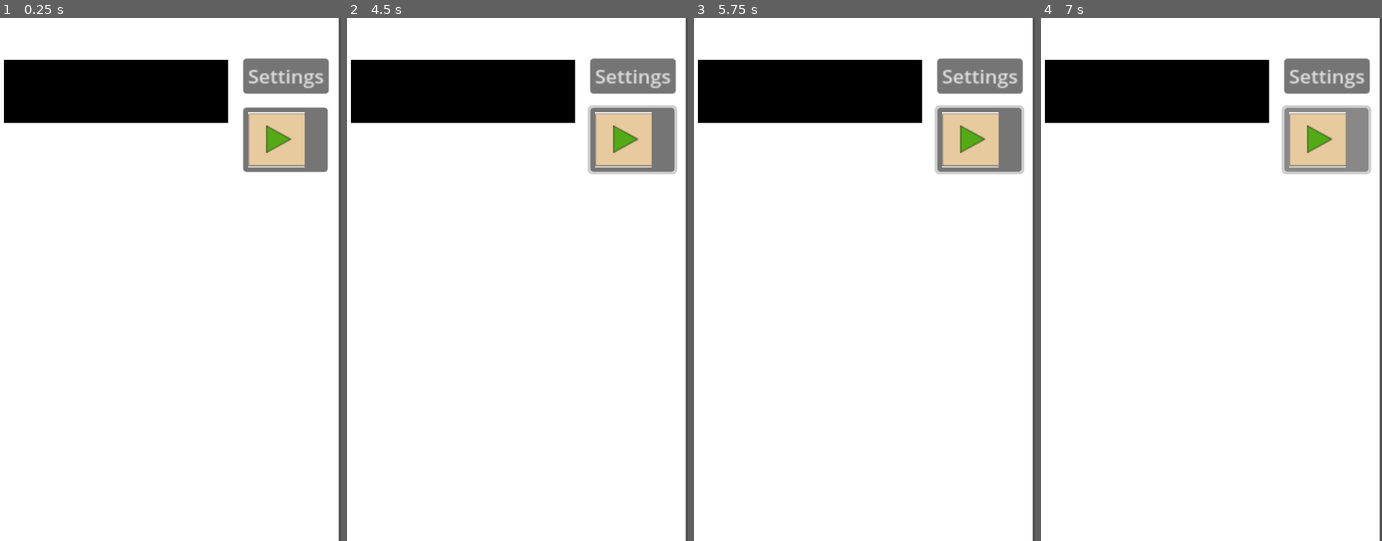
Above: before the commit, frames 1-4 (left to right).
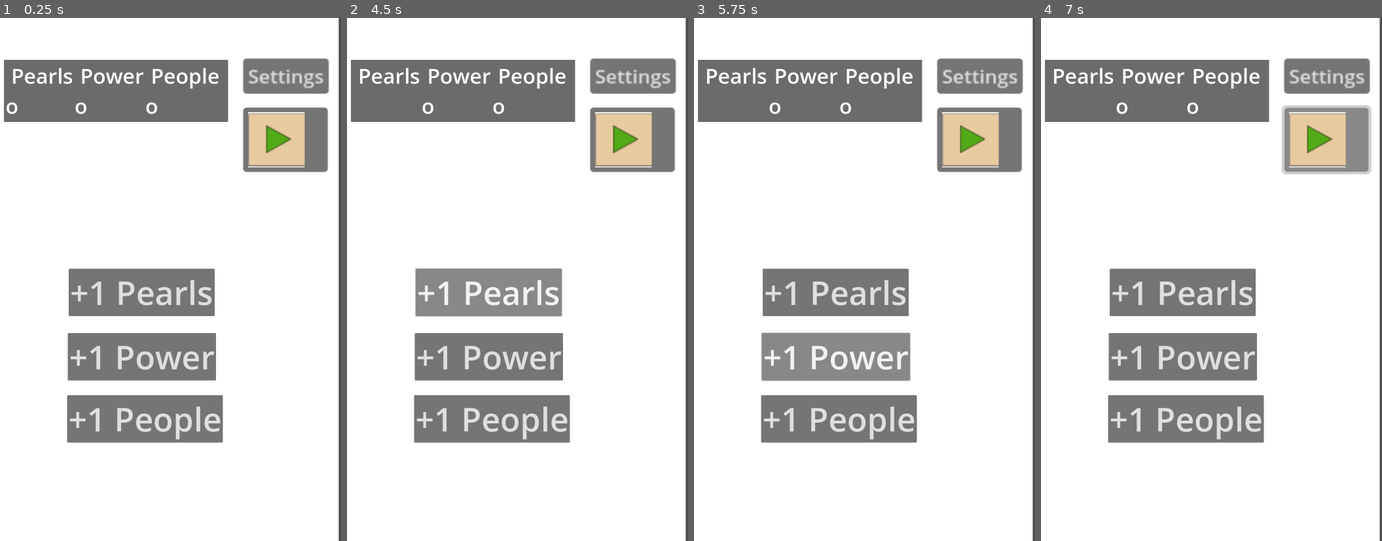
Above: after the commit, the same moments.

Repository: IdiotTheIdiot/IdleSkylines
Game: Godot game, scene res://Scenes/Main.tscn
Same seed, same stepped clock (60 frames per second), same inputs: the game is played once before the commit and once after it.
Inputs (mouse positions are in pixels of both pictures, inside the frame that each line leads up to):
- Up to frame 1 (0.25 s): no input
- Up to frame 2 (4.5 s): click (490, 289) at 0.5 s, where only the run after the commit has a clickable "+1 Pearls"; click (490, 357) at 1.25 s, where only the run after the commit has a clickable "+1 Power"; click (493, 420) at 2 s, where only the run after the commit has a clickable "+1 People"; click (633, 138) at 2.75 s; click (633, 138) at 3.5 s; click (490, 289) at 4.25 s, where only the run after the commit has a clickable "+1 Pearls"
- Up to frame 3 (5.75 s): click (837, 357) at 5 s, where only the run after the commit has a clickable "+1 Power"
- Up to frame 4 (7 s): click (1187, 420) at 5.75 s, where only the run after the commit has a clickable "+1 People"; click (1327, 138) at 6.5 s

The runs differ from the first frame. In frame 1, 20% of the frame differs, in the area x 1-67%, y 8-82%; in frame 2, 20%, in the area x 1-97%, y 8-82%; in frame 3, 20%; in frame 4, 20%.

Commit message:
Big Plays

Diff:
--- /dev/null
+++ b/Data Structures/Data.gd
@@ -0,0 +1,5 @@
+class_name Data
+extends Resource
+
+#contains data relative to player resources
+@export var resources : DataResources = DataResources.new()
--- /dev/null
+++ b/Data Structures/Data/data_resources.gd
@@ -0,0 +1,9 @@
+class_name DataResources
+extends Resource
+
+
+#resources player owns
+
+@export var Pearls : int = 0
+@export var Power : int = 0
+@export var People : int = 0
--- a/Resources/Data.gd
+++ /dev/null
@@ -1,2 +0,0 @@
-class_name Data
-extends Resource
--- a/Scenes/BuyBuildingsMenu.tscn
+++ b/Scenes/BuyBuildingsMenu.tscn
@@ -24,9 +24,7 @@
 offset_top = 217.0
 offset_right = 1081.0
 offset_bottom = 2339.0
-
-[node name="VScrollBar" type="VScrollBar" parent="MarginContainer"]
-layout_mode = 2
+theme_override_constants/margin_left = 35
 
 [node name="BuildTilesContainer" type="GridContainer" parent="MarginContainer"]
 layout_mode = 2
--- a/Scenes/Main.tscn
+++ b/Scenes/Main.tscn
@@ -1,7 +1,8 @@
-[gd_scene load_steps=5 format=3 uid="uid://6xbcwwfq6akg"]
+[gd_scene load_steps=6 format=3 uid="uid://6xbcwwfq6akg"]
 
 [ext_resource type="Script" path="res://Scripts/Main.gd" id="1_a7pg0"]
 [ext_resource type="Texture2D" uid="uid://dhmkyvsicu75s" path="res://Images/AdButton.PNG" id="1_xx6s1"]
+[ext_resource type="Theme" uid="uid://ciwjhkhg3j0no" path="res://Themes/BigLabelTheme.tres" id="2_wivlq"]
 [ext_resource type="Theme" uid="uid://dod4khpgtu50m" path="res://Themes/BigButtonTheme.tres" id="2_ws0mi"]
 
 [sub_resource type="Theme" id="Theme_raoxt"]
@@ -14,8 +15,8 @@
 offset_left = 50.0
 offset_top = 128.0
 offset_right = 735.0
-offset_bottom = 321.0
-color = Color(0, 0, 0, 1)
+offset_bottom = 318.0
+color = Color(0.419608, 0.419608, 0.419608, 1)
 
 [node name="MarginContainer" type="MarginContainer" parent="ColorRect"]
 layout_mode = 1
@@ -28,6 +29,42 @@
 offset_bottom = -5.0
 grow_horizontal = 2
 grow_vertical = 2
+
+[node name="GridContainer" type="GridContainer" parent="ColorRect/MarginContainer"]
+layout_mode = 2
+columns = 3
+
+[node name="_Pearls_" type="Label" parent="ColorRect/MarginContainer/GridContainer"]
+layout_mode = 2
+theme = ExtResource("2_wivlq")
+text = " Pearls"
+
+[node name="_Power_" type="Label" parent="ColorRect/MarginContainer/GridContainer"]
+layout_mode = 2
+theme = ExtResource("2_wivlq")
+text = " Power
+"
+
+[node name="_People_" type="Label" parent="ColorRect/MarginContainer/GridContainer"]
+layout_mode = 2
+theme = ExtResource("2_wivlq")
+text = " People
+"
+
+[node name="PearlsAmountLabel" type="Label" parent="ColorRect/MarginContainer/GridContainer"]
+layout_mode = 2
+theme = ExtResource("2_wivlq")
+text = "o"
+
+[node name="PowerAmountLabel" type="Label" parent="ColorRect/MarginContainer/GridContainer"]
+layout_mode = 2
+theme = ExtResource("2_wivlq")
+text = "o"
+
+[node name="PeopleAmountLabel" type="Label" parent="ColorRect/MarginContainer/GridContainer"]
+layout_mode = 2
+theme = ExtResource("2_wivlq")
+text = "o"
 
 [node name="SettingsButton" type="Button" parent="."]
 offset_left = 781.0
@@ -71,4 +108,31 @@
 theme = ExtResource("2_ws0mi")
 text = "Build"
 
+[node name="PearlsButt" type="Button" parent="."]
+offset_left = 248.0
+offset_top = 767.0
+offset_right = 694.0
+offset_bottom = 912.0
+theme = ExtResource("2_ws0mi")
+text = "+1 Pearls"
+
+[node name="PowerButt" type="Button" parent="."]
+offset_left = 245.0
+offset_top = 964.0
+offset_right = 691.0
+offset_bottom = 1109.0
+theme = ExtResource("2_ws0mi")
+text = "+1 Power"
+
+[node name="PeopleButt" type="Button" parent="."]
+offset_left = 243.0
+offset_top = 1154.0
+offset_right = 689.0
+offset_bottom = 1299.0
+theme = ExtResource("2_ws0mi")
+text = "+1 People"
+
 [connection signal="pressed" from="MarginContainer/BuyBuildingsButton" to="." method="_on_buy_buildings_button_pressed"]
+[connection signal="pressed" from="PearlsButt" to="." method="_on_pearls_butt_pressed"]
+[connection signal="pressed" from="PowerButt" to="." method="_on_power_butt_pressed"]
+[connection signal="pressed" from="PeopleButt" to="." method="_on_people_butt_pressed"]
--- a/Scripts/Main.gd
+++ b/Scripts/Main.gd
@@ -1,12 +1,32 @@
+class_name Game
 extends Node2D
 
-
-
-
-
-
-
+static var ref : Game
 
 
 func _on_buy_buildings_button_pressed():
 	get_tree().change_scene_to_file("res://Scenes/BuyBuildingsMenu.tscn")
+
+#Singleton Setup
+func _init() -> void :
+	if not ref : ref = self
+	else : queue_free()
+
+var data : Data = Data.new()
+
+#Update Labels Functions
+func update_label() -> void:
+	(get_node("ColorRect/MarginContainer/GridContainer/PearlsAmountLabel") as Label).text = "%" %data.resources.Pearls
+
+
+#debug Buttons setup
+
+func _on_pearls_butt_pressed():
+	data.resources.Pearls += 5
+	update_label()
+
+func _on_power_butt_pressed():
+	pass # Replace with function body.
+
+func _on_people_butt_pressed():
+	pass # Replace with function body.
--- /dev/null
+++ b/Themes/BigLabelTheme.tres
@@ -0,0 +1,4 @@
+[gd_resource type="Theme" format=3 uid="uid://ciwjhkhg3j0no"]
+
+[resource]
+Label/font_sizes/font_size = 64
Renamed: Resources/Save_Game.tres -> Data Structures/Save_Game.tres
